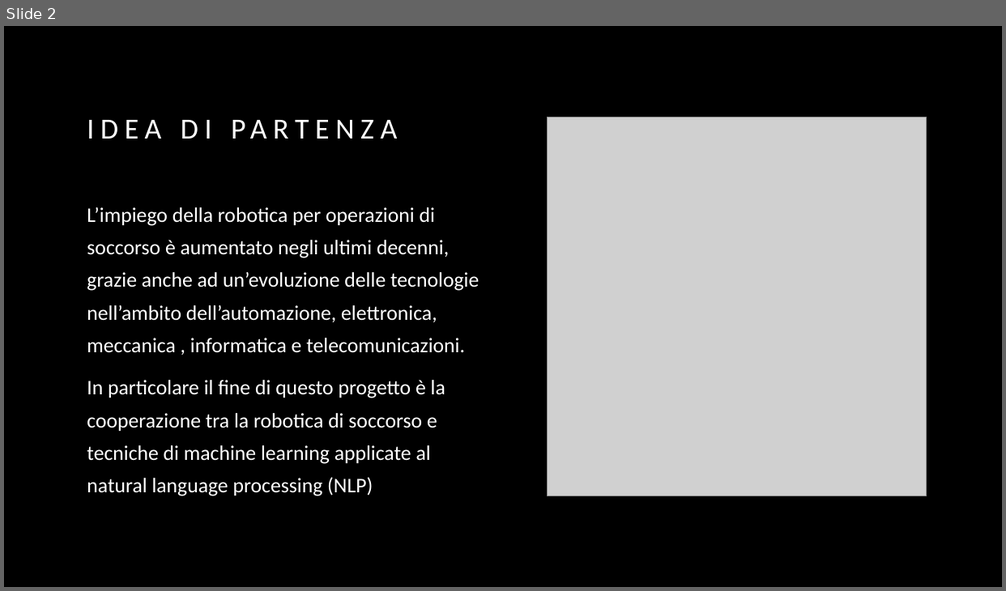
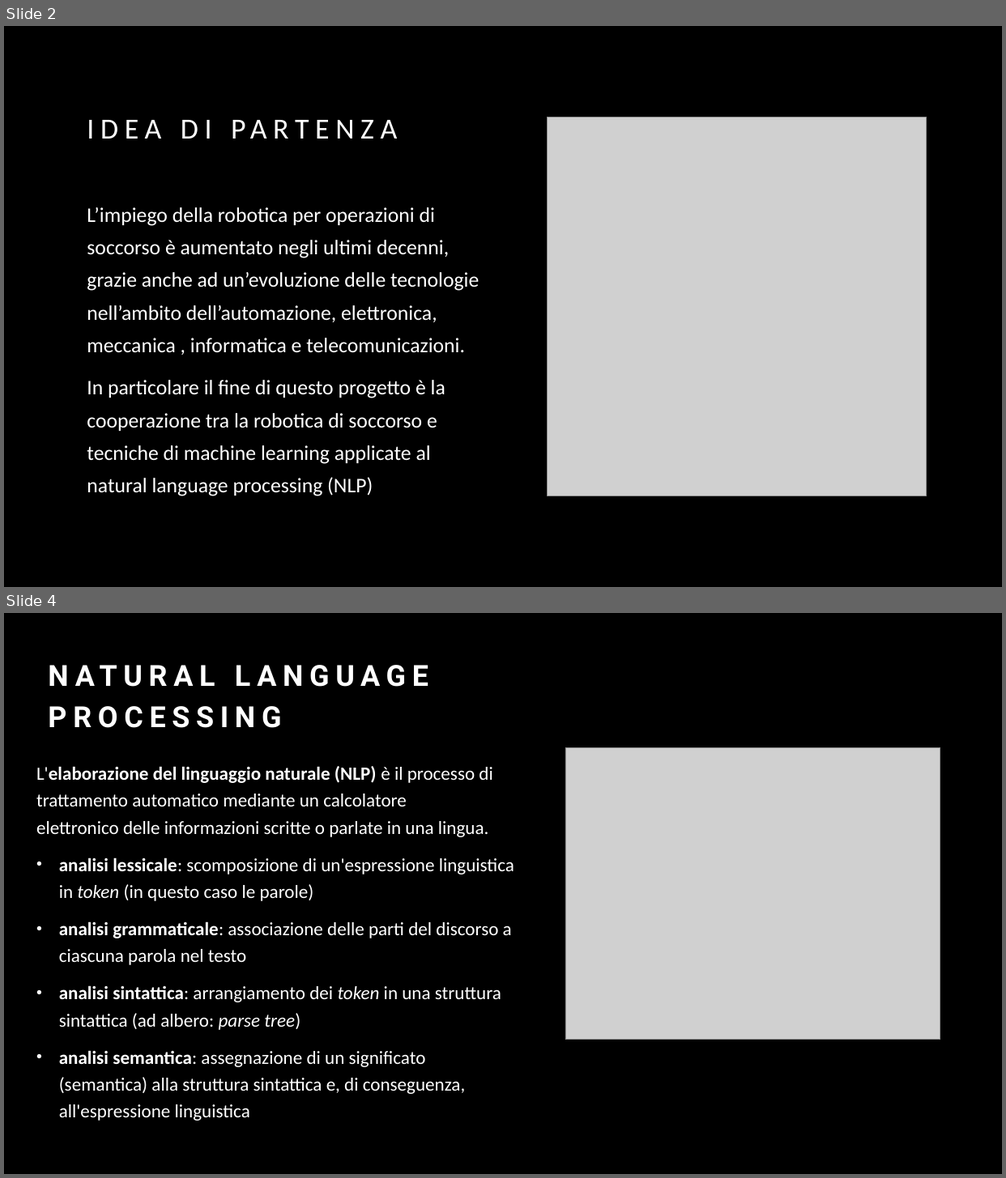
Before and after one commit to AlessioRoda/MachineLearning, a slide deck: Natural Language Processing with Disaster Tweets.pptx. Shown one above the other, each under a label of ours: slide 2 before the commit, slides 2 and 4 after it; the slides between them are not shown. The pictures are 1006x591 and 1006x1178 pixels, drawn with LibreOffice and Linux fonts; fonts in the diff are those of the drawing; grey boxes stand for pictures. Boxes give left, top, right and bottom in pixels: in the first picture for what was removed or moved away, otherwise in the second. Text is boxed around its words. In the diff, an @@ line names an element or a change of style, - is before the commit and + after.

```diff
--- a/Natural Language Processing with Disaster Tweets.pptx
+++ b/Natural Language Processing with Disaster Tweets.pptx
@@ slide 4 added at (x1=4, y1=613, x2=1002, y2=1174), background #000000 @@
@@ title added at (x1=48, y1=706, x2=281, y2=728), 28 pt, text #FFFFFF, bold @@
+NATURAL LANGUAGE PROCESSING
@@ picture added at (x1=565, y1=747, x2=940, y2=1041) @@
@@ text added at (x1=36, y1=766, x2=514, y2=1121), 18 pt, text #FFFFFF @@
+L'elaborazione del linguaggio naturale (NLP) è il processo di trattamento automatico mediante un calcolatore elettronico delle informazioni scritte o parlate in una lingua.
+• analisi lessicale: scomposizione di un'espressione linguistica in token (in questo caso le parole)
+• analisi grammaticale: associazione delle parti del discorso a ciascuna parola nel testo
+• analisi sintattica: arrangiamento dei token in una struttura sintattica (ad albero: parse tree)
+• analisi semantica: assegnazione di un significato (semantica) alla struttura sintattica e, di conseguenza, all'espressione linguistica
```
Also in this commit, not shown: 1 slide changed, 6 other slides added, 1 slide removed, 1 other file.
